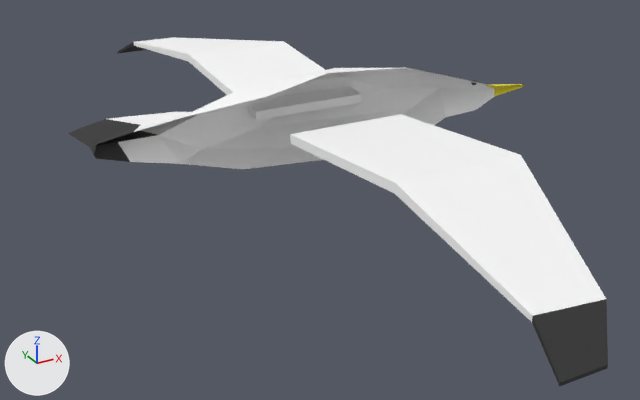
A saved change to the glTF model Models/seagull.gltf.
The view is the same before and after, from a 50 mm lens placed at (-5.21, -9.26, 3.52), pointed at (-0.28, -0.3, -0.96). Every picture has the same lights, and +X, +Y and +Z are marked at lower left. Where no turn or scale is listed for an object, it has been applied to the vertices. Vertices at the same position are counted once.

Script lines for the objects in view, before the commit:
```python
me_cube_001 = bpy.data.meshes.new('Cube.001')
me_cube_001.from_pydata(...)  # 16 vertices, 28 faces; spans x -1.08..0.78, y 0.48..5.38, z -0.26..0.3
# faces by material slot: [18, 10]
me_cube_001.materials.append(mat_body)  # white #fcfcfc
me_cube_001.materials.append(mat_material)  # black #313131
me_cube_002 = bpy.data.meshes.new('Cube.002')
me_cube_002.from_pydata(...)  # 16 vertices, 28 faces; spans x -1.08..0.78, y -5.38..-0.48, z -0.33..0.26
# faces by material slot: [18, 10]
me_cube_002.materials.append(mat_body)  # white #fcfcfc
me_cube_002.materials.append(mat_material)  # black #313131
me_icosphere = bpy.data.meshes.new('Icosphere')
me_icosphere.from_pydata(...)  # 56 vertices, 88 faces; spans x -3.05..3.16, y -0.27..0.94, z -0.57..0.57
# faces by material slot: [62, 17, 9]
me_icosphere.materials.append(mat_body)  # white #fcfcfc
me_icosphere.materials.append(mat_material)  # black #313131
me_icosphere.materials.append(mat_material_002)  # yellow #e7d830
ob_cube = bpy.data.objects.new('Cube', me_cube_001)
ob_cube.location = (0.0, 0.0, 0.0)
ob_cube_001 = bpy.data.objects.new('Cube.001', me_cube_002)
ob_cube_001.location = (0.0, 0.0, 0.0)
ob_icosphere = bpy.data.objects.new('Icosphere', me_icosphere)
ob_icosphere.location = (0.0, 0.0, 0.0)
```
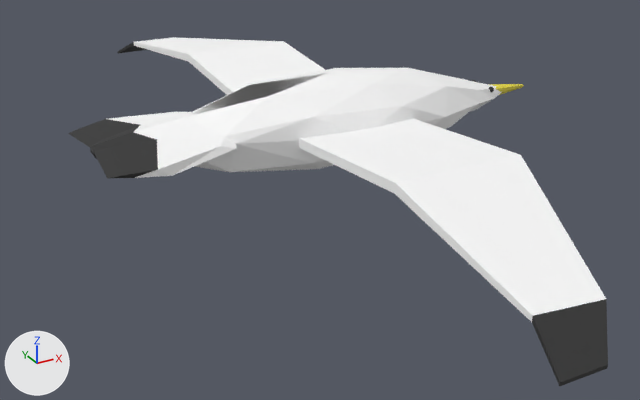
Changed parts and their boxes [x1, y1, x2, y2] in the pictures (640 x 400 px):
'Icosphere', reshaped (9% taller): before [68, 68, 523, 169]; after [68, 68, 524, 178]
part 1 of me_icosphere, added: after [90, 68, 524, 178]

The change, as a list of edits to the scene's bpy script:
```text
Change me_icosphere:
    used by ob_icosphere; location = (0.0, 0.0, 0.0)
    remove me_icosphere.from_pydata(...)  # 56 vertices, 88 faces; spans x -3.05..3.16, y -0.27..0.94, z -0.57..0.57
    add me_icosphere.from_pydata(...)  # 96 vertices, 176 faces; spans x -3.05..3.16, y -0.94..0.94, z -0.57..0.57
    me_icosphere part 1
    40 vertices are added at x -3.05..3.16, y -0.94..0.27, z -0.48..0.48
    62 new faces join them, mat_body (white #fcfcfc)
    17 new faces join them, mat_material (black #313131)
    9 new faces join them, mat_material_002 (yellow #e7d830)
```
